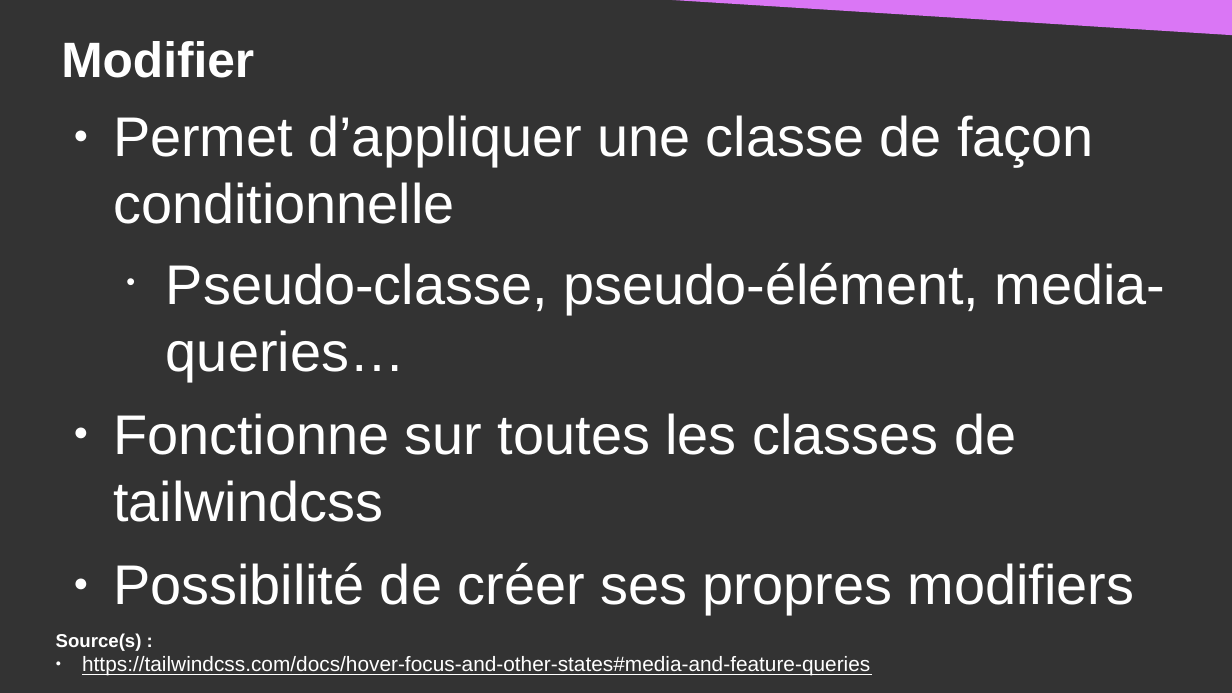
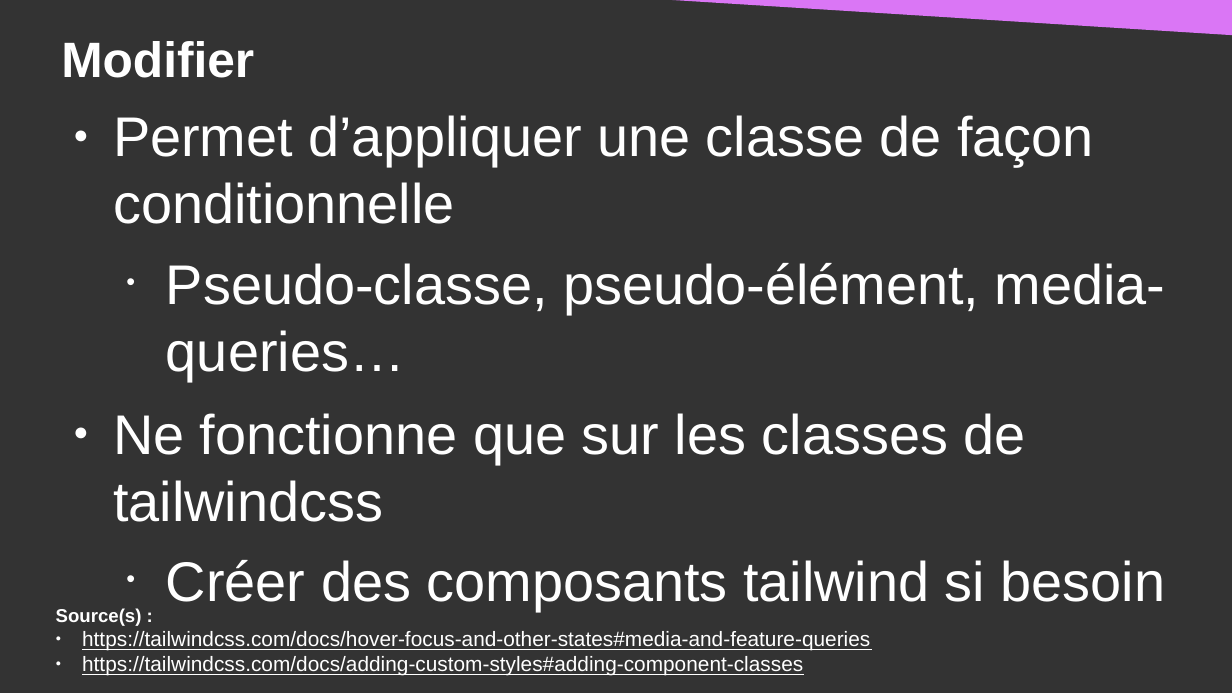
Before and after one commit to DanYellow/cours, a slide deck: slide 17 of integration-web-s2/cours-magistraux/numero-1/presentation.odp. Drawn at 1232x693 pixels with LibreOffice and Linux fonts; fonts in the diff are those of the drawing. Boxes give left, top, right and bottom in pixels: in the first picture for what was removed or moved away, otherwise in the second. Text is boxed around its words. In the diff, an @@ line names an element or a change of style, - is before the commit and + after.

```diff
--- a/integration-web-s2/cours-magistraux/numero-1/presentation.odp
+++ b/integration-web-s2/cours-magistraux/numero-1/presentation.odp
@@ text at <box>113,413,1166,611</box>: text changed @@
-● Fonctionne sur toutes les classes de tailwindcss
-● Possibilité de créer ses propres modifiers
+● Ne fonctionne que sur les classes de tailwindcss
+  • Créer des composants tailwind si besoin
@@ text at <box>82,656,803,676</box>: paragraph added @@
+● https://tailwindcss.com/docs/adding-custom-styles#adding-component-classes
```
Also in this commit, not shown: 1 slide added, 2 other files.
